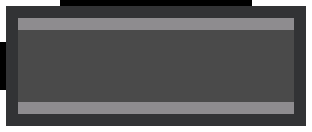
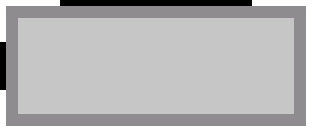
Before/after of a (312, 132) layered artwork. What changed in the layer stack:
painted on "图层 14" over [6, 6, 306, 126]
